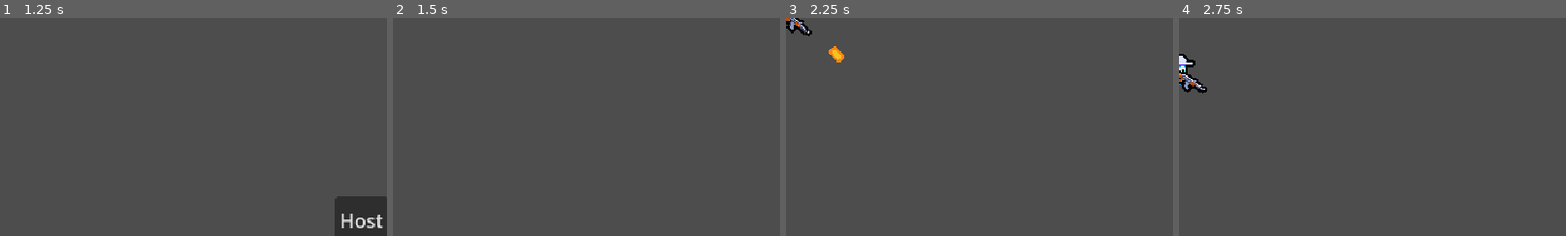
Above: before the commit, frames 1-4 (left to right).
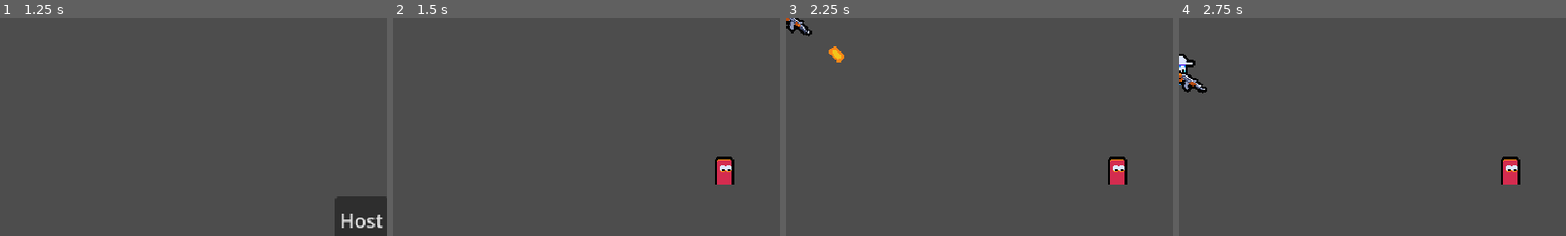
Above: after the commit, the same moments.

Repository: VictorPrazeres/2DMultiplayer
Game: Godot game, scene res://ui/main_menu/main_menu.tscn
Same seed, same stepped clock (60 frames per second), same inputs: the game is played once before the commit and once after it.
Inputs (mouse positions are % of the whole screen's width and height, from its top left):
- Up to frame 1 (1.25 s): tap Enter at 0.5 s; move the mouse to (72, 45) at 0.52 s; press the mouse at (72, 45) at 0.53 s; hold D (move_right) from 0.53 s (still down)
- Up to frame 2 (1.5 s): release D (move_right) at 1.25 s; release the mouse at (72, 45) at 1.25 s; click "Host" at 1.25 s
- Up to frame 3 (2.25 s): tap Space at 2 s; move the mouse to (30, 55) at 2.02 s; hold S (move_down) from 2.03 s (still down); click (30, 55) at 2.1 s
- Up to frame 4 (2.75 s): keep holding S (move_down)
The pictures show only the part of the screen within x 0-50%, y 4-54%; the shares and areas given below are measured in that part.

Frame 1 is identical in both runs. In frame 2, 0.6% of the frame differs, in the area x 83-89%, y 63-77%; in frame 3, 0.6%; in frame 4, 0.6%.

Commit message:
feat(enemy): create base enemy scene and structure
Initialize the base enemy scene and script foundation to prepare for
enemy AI, movement, and interaction logic.

Diff:
--- /dev/null
+++ b/entities/enemy/enemy.tscn
@@ -0,0 +1,17 @@
+[gd_scene load_steps=3 format=3 uid="uid://dm0754lgs1m7u"]
+
+[ext_resource type="Texture2D" uid="uid://cbsaisnil07vn" path="res://entities/enemy/enemy_medium.png" id="1_ksmh7"]
+
+[sub_resource type="CircleShape2D" id="CircleShape2D_ksmh7"]
+radius = 4.0
+
+[node name="Enemy" type="CharacterBody2D"]
+
+[node name="Texture" type="Sprite2D" parent="."]
+texture = ExtResource("1_ksmh7")
+centered = false
+offset = Vector2(-8, -23)
+
+[node name="Collision" type="CollisionShape2D" parent="."]
+position = Vector2(0, -4)
+shape = SubResource("CircleShape2D_ksmh7")
--- a/main.tscn
+++ b/main.tscn
@@ -1,6 +1,7 @@
-[gd_scene load_steps=2 format=3 uid="uid://bwtumf0ncui6b"]
+[gd_scene load_steps=3 format=3 uid="uid://bwtumf0ncui6b"]
 
 [ext_resource type="Script" uid="uid://c5axiyf5qkt3a" path="res://main.gd" id="1_ig7tw"]
+[ext_resource type="PackedScene" uid="uid://dm0754lgs1m7u" path="res://entities/enemy/enemy.tscn" id="2_0xm2m"]
 
 [node name="Main" type="Node"]
 script = ExtResource("1_ig7tw")
@@ -8,3 +9,6 @@
 [node name="MultiplayerSpawner" type="MultiplayerSpawner" parent="."]
 _spawnable_scenes = PackedStringArray("uid://dp5836u66xfiw")
 spawn_path = NodePath("..")
+
+[node name="Enemy" parent="." instance=ExtResource("2_0xm2m")]
+position = Vector2(273, 150)
Binary file added: entities/enemy/enemy_medium.png
Not shown, added: entities/enemy/enemy_medium.png.import
